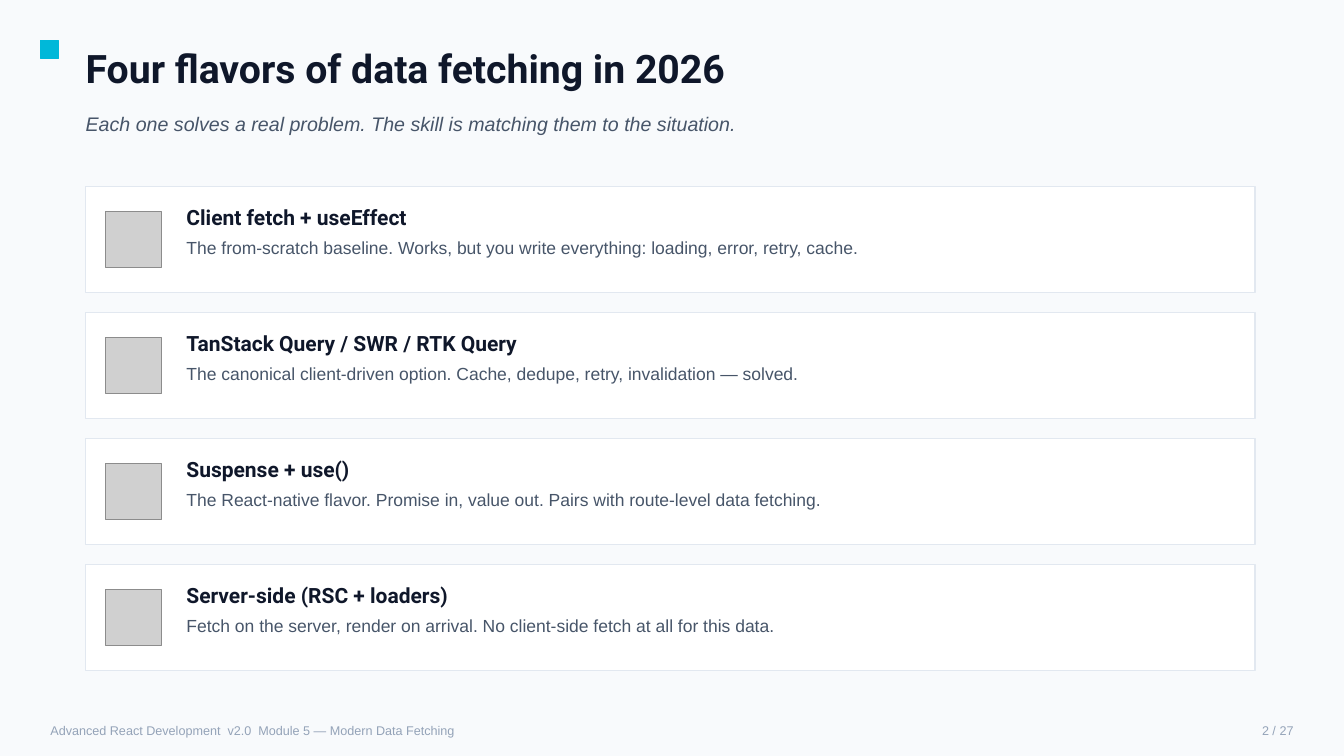
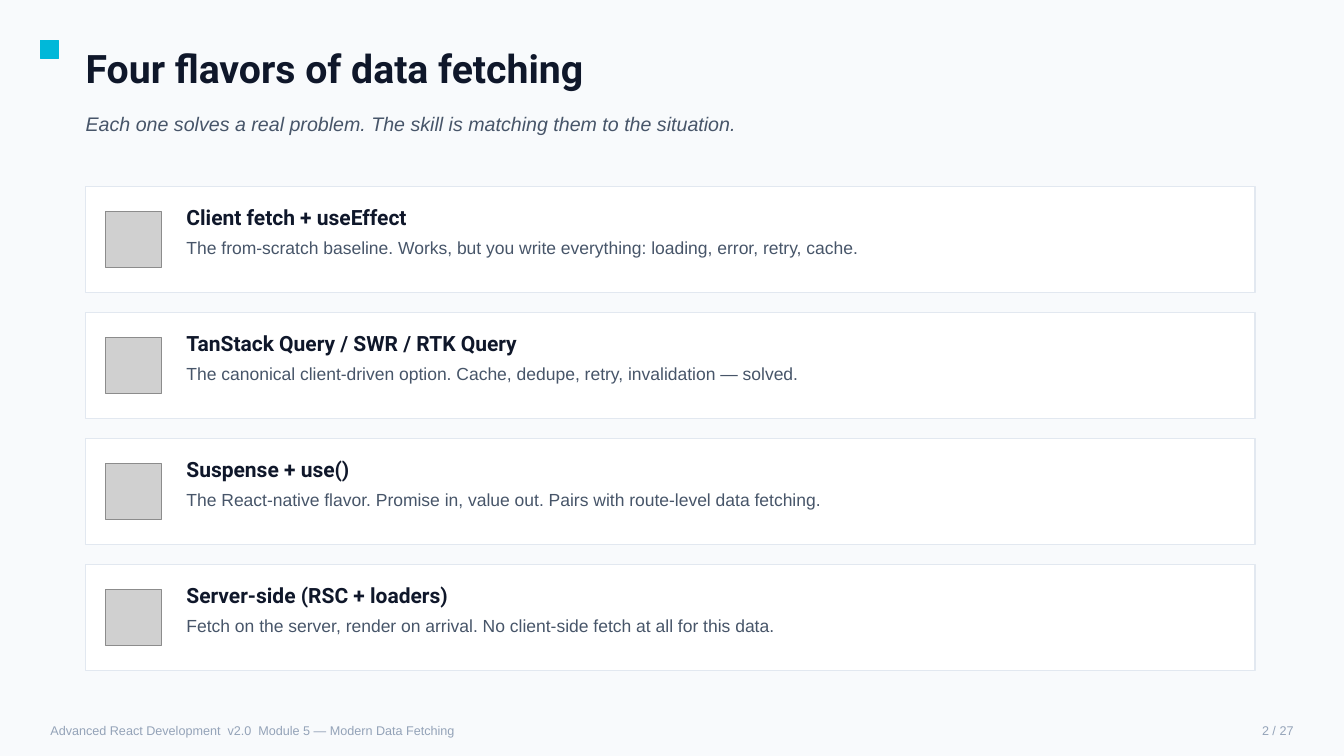
Before and after one commit to chrisminnick/advanced-react-19, a slide deck: slide 121 of instructor/advanced_react_v2.pptx. Drawn at 1344x756 pixels with LibreOffice and Linux fonts; fonts in the diff are those of the drawing; grey boxes stand for pictures. Boxes give left, top, right and bottom in pixels: in the first picture for what was removed or moved away, otherwise in the second. Text is boxed around its words. In the diff, an @@ line names an element or a change of style, - is before the commit and + after.

```diff
--- a/instructor/advanced_react_v2.pptx
+++ b/instructor/advanced_react_v2.pptx
@@ text at bbox=[86, 53, 583, 91]: text changed @@
-Four flavors of data fetching in 2026
+Four flavors of data fetching
```
Also in this commit, not shown: 72 other slides changed, 6 other files.
